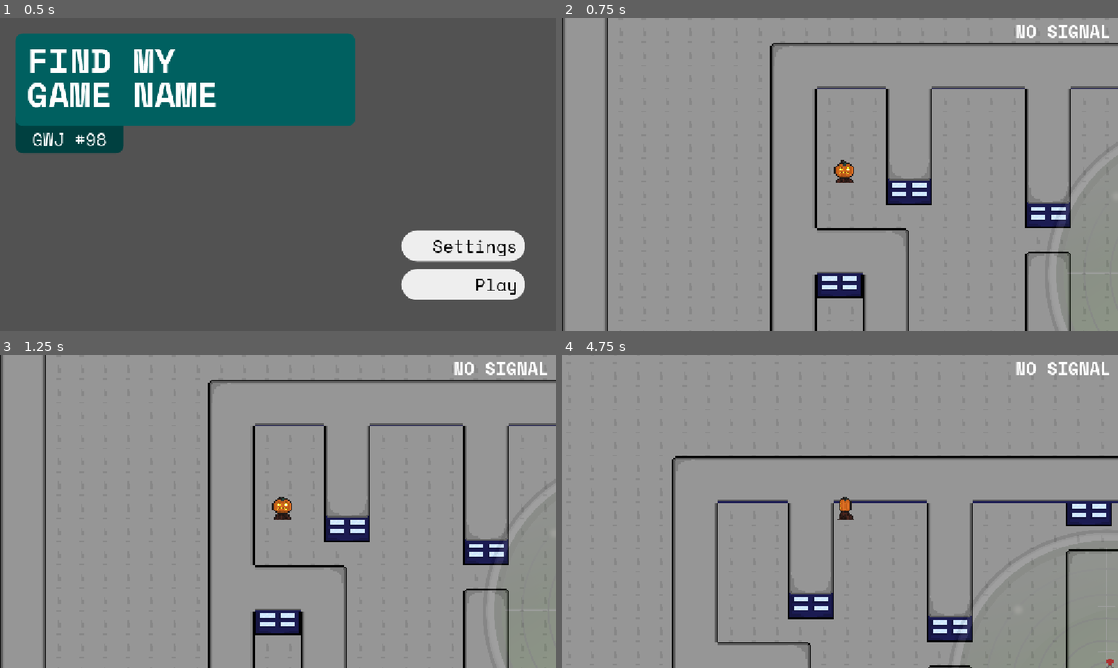
Above: before the commit, frames 1-4 (two rows, left to right).
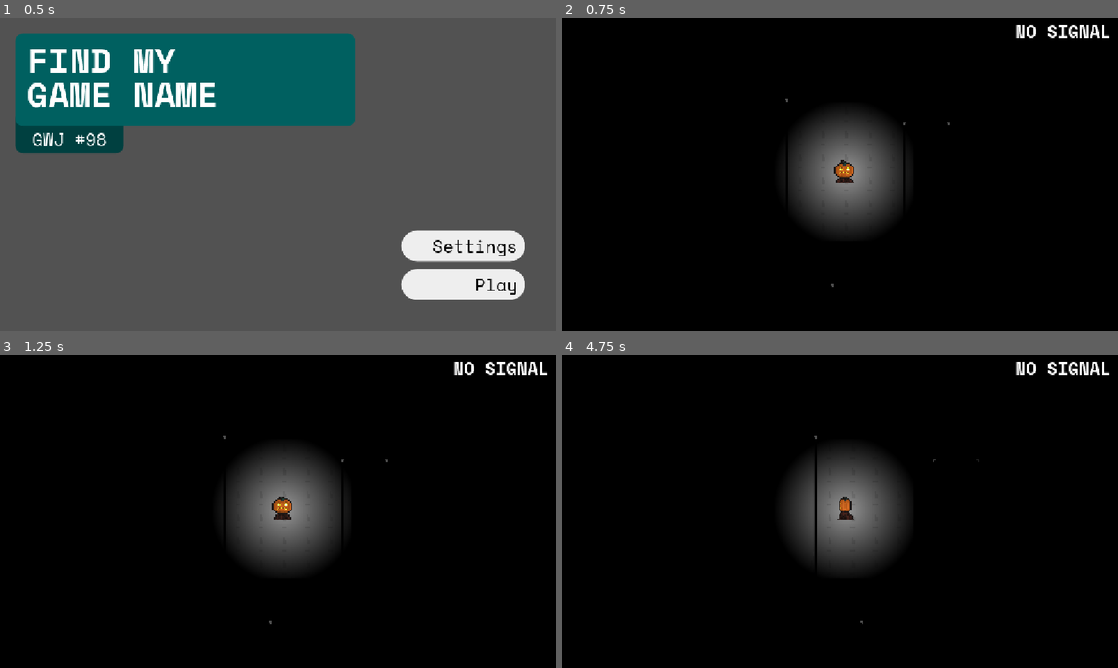
Above: after the commit, the same moments.

Repository: TurbogamesDev/godot-wild-jam-98
Game: Godot game, scene res://assets/scenes/ui/main_menu.tscn
Same seed, same stepped clock (60 frames per second), same inputs: the game is played once before the commit and once after it. The engine's default icon, where the game draws it, is replaced by a stand-in: a white triangle on a blue panel in a dark square.
Inputs (mouse positions are in pixels of both pictures, inside the frame that each line leads up to):
- Up to frame 1 (0.5 s): no input
- Up to frame 2 (0.75 s): click "Play" at 0.5 s
- Up to frame 3 (1.25 s): no input
- Up to frame 4 (4.75 s): tap Enter at 1.25 s; move the mouse to (962, 495) at 1.27 s; hold D (right) 1.28-2.03 s; click (962, 495) at 1.42 s; move the mouse to (728, 527) at 2.02 s; hold S (down) 2.03-2.78 s; move the mouse to (895, 442) at 2.77 s; hold D (right) 2.78-3.53 s; move the mouse to (812, 574) at 3.52 s; hold W (up) 3.53-4.28 s; click (812, 574) at 3.67 s; move the mouse to (1006, 558) at 4.27 s; hold A (left) from 4.28 s (still down)

Frame 1 is identical in both runs. In frame 2, 98% of the frame differs, in the area x 0-100%, y 0-100%; in frame 3, 98%; in frame 4, 98%.

Commit message:
Make map overlay slightly more zoomed out

Diff:
--- a/assets/scripts/gameplay/map_ui.gd
+++ b/assets/scripts/gameplay/map_ui.gd
@@ -12,7 +12,7 @@
 
 # Called when the node enters the scene tree for the first time.
 func _ready() -> void:
-	cam.zoom = Vector2(1.5, 1.5)
+	cam.zoom = Vector2(1.25, 1.25)
 	process_mode = Node.PROCESS_MODE_ALWAYS
 	visible = false
 
@@ -25,7 +25,10 @@
 		#Alert the enemies when map OPENS
 
 		if visible:
-			get_tree().call_group("enemies", "investigate", player.global_position)
+			var current_pos = player.global_position
+
+			await get_tree().create_timer(1.5).timeout
+			get_tree().call_group("enemies", "investigate", current_pos)
 		get_viewport().set_input_as_handled()
 
 func _on_player_signal_changed(has_signal: bool) -> void:
--- a/assets/scripts/ui_script/play_menu_button.gd
+++ b/assets/scripts/ui_script/play_menu_button.gd
@@ -1,7 +1,7 @@
 extends Button
 class_name PlayMenuButton
 
-const MAIN_SCENE_PATH = "res://assets/scenes/levels/test_level.tscn"
+const MAIN_SCENE_PATH = "res://assets/scenes/levels/test_level2.tscn"
 
 func _on_pressed() -> void:
 	BackgroundMusicManager.play_bgm(BackgroundMusicManager.IN_GAME_MUSIC_PATH)
Binary file changed: assets/sprites/Placeholders/map_guipdn.png
